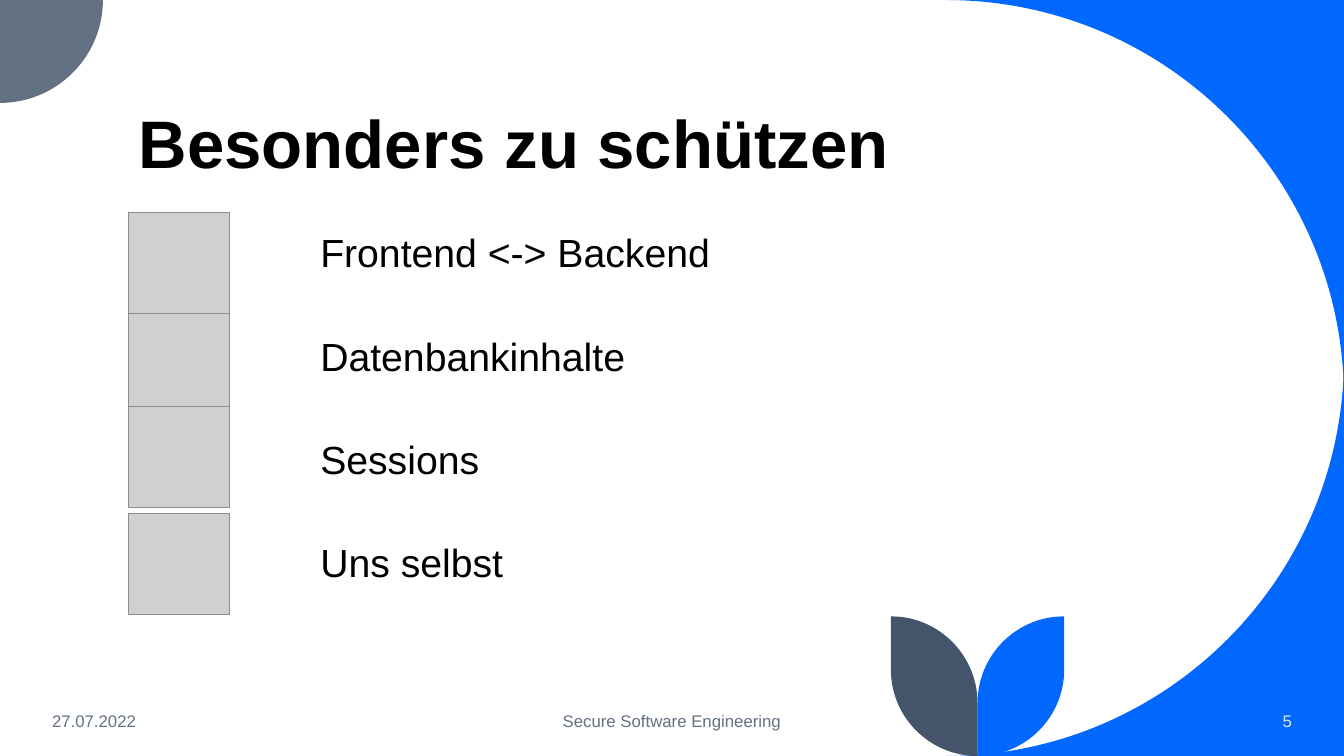
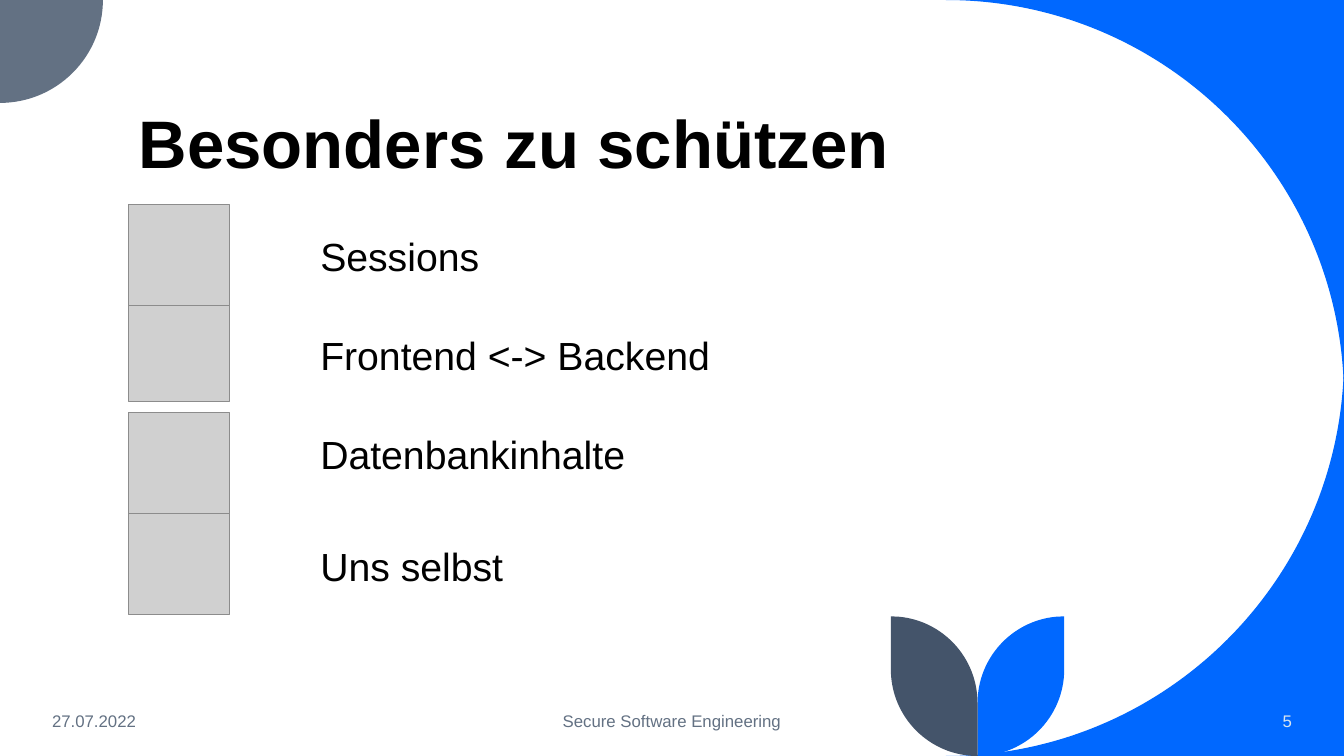
Before and after one commit to BranAndSceolan/SSE-Notes, a slide deck: slide 5 of documentation/Notiz-App.pptx. Drawn at 1344x756 pixels with LibreOffice and Linux fonts; fonts in the diff are those of the drawing; grey boxes stand for pictures. Boxes give left, top, right and bottom in pixels: in the first picture for what was removed or moved away, otherwise in the second. Text is boxed around its words. In the diff, an @@ line names an element or a change of style, - is before the commit and + after.

```diff
--- a/documentation/Notiz-App.pptx
+++ b/documentation/Notiz-App.pptx
@@ picture: place and size @@
-picture at (129, 406, 230, 507)
+picture at (129, 205, 230, 306)
@@ text at (320, 242, 479, 272): paragraph added @@
+Sessions
@@ picture: place and size @@
-picture at (129, 213, 230, 314)
+picture at (129, 300, 230, 401)
@@ text at (320, 341, 709, 582): line spacing 0.8 to 0.9; less space between paragraphs @@
@@ picture: place and size @@
-picture at (129, 314, 230, 414)
+picture at (129, 412, 230, 513)
@@ text at (320, 445, 479, 475): paragraph removed @@
-Sessions
```
Also in this commit, not shown: 1 other file.
